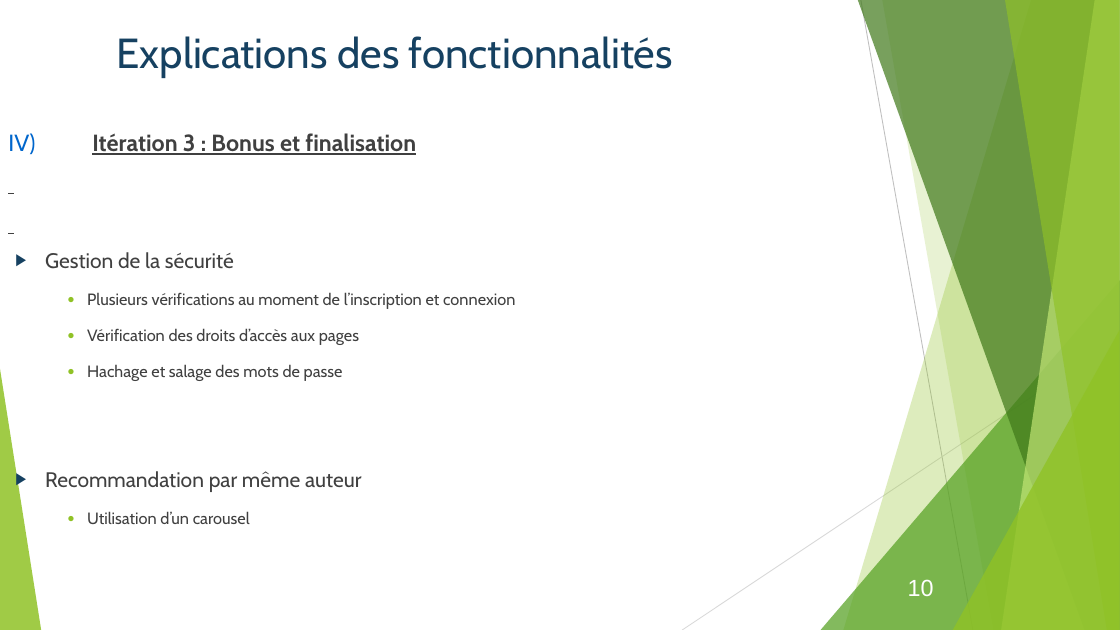
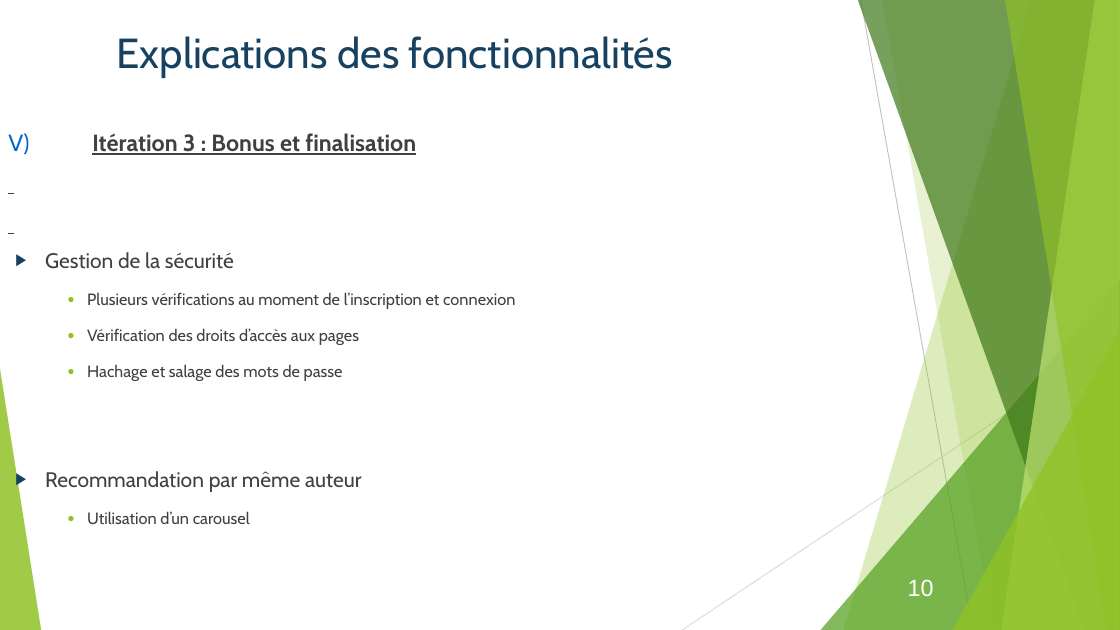
Before and after one commit to Bcante/recommandationSeries, a slide deck: slide 10 of diapoWebWindows.odp. Drawn at 1120x630 pixels with LibreOffice and Linux fonts; fonts in the diff are those of the drawing. Boxes give left, top, right and bottom in pixels: in the first picture for what was removed or moved away, otherwise in the second. Text is boxed around its words. In the diff, an @@ line names an element or a change of style, - is before the commit and + after.

```diff
--- a/diapoWebWindows.odp
+++ b/diapoWebWindows.odp
@@ text at (8, 133, 416, 155): text changed @@
-IV) Itération 3 : Bonus et finalisation
+V) Itération 3 : Bonus et finalisation
```
Also in this commit, not shown: 2 other slides changed.
